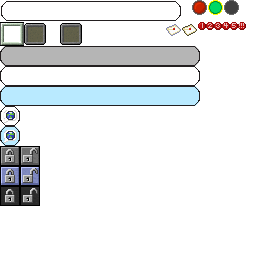
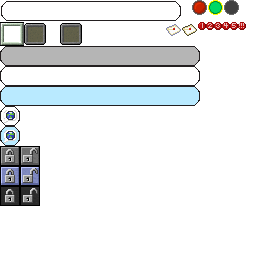
The second 256 × 256 image is a revision of the first. Changes to its layers:
painted on "button_deactivted" over box(1, 46, 199, 66)
painted on "button_hover" over box(1, 86, 199, 106)
painted on "button_globe_hover" over box(1, 126, 19, 146)
